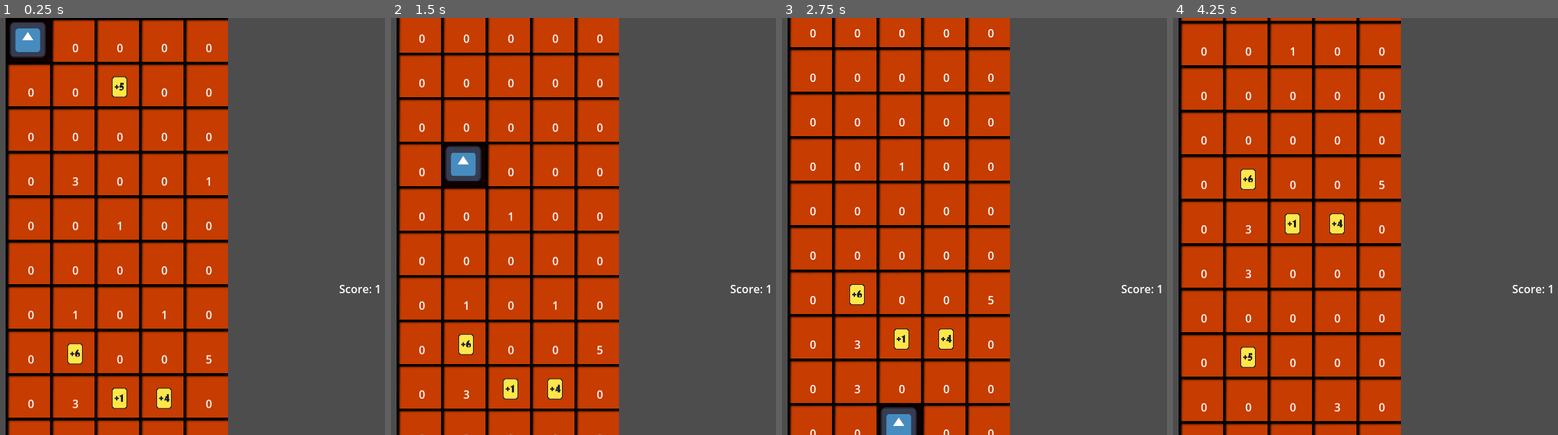
Above: before the commit, frames 1-4 (left to right).
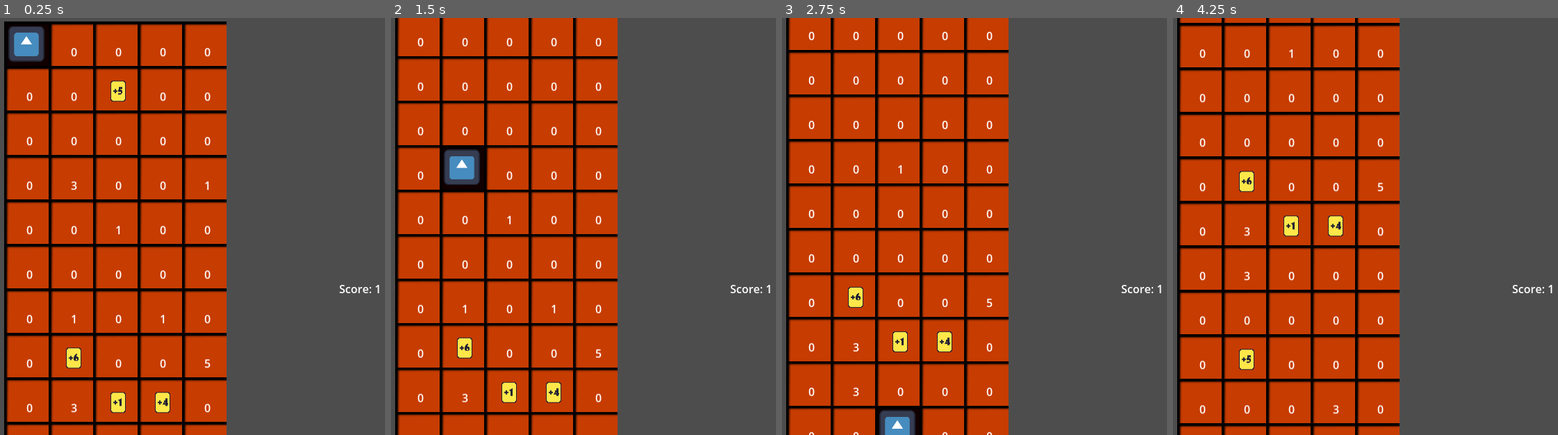
Above: after the commit, the same moments.

Repository: DogeMastr/GMTK2026
Game: Godot game, scene res://Scenes/Game/Game.tscn
Two runs of this game, one before a commit and one after it. Both use one fixed random seed, a clock stepped at 60 frames per second and the inputs below. The engine's default icon, where the game draws it, is replaced by a stand-in: a white triangle on a blue panel in a dark square.
Inputs (mouse positions are in pixels of both pictures, inside the frame that each line leads up to):
- Up to frame 1 (0.25 s): no input
- Up to frame 2 (1.5 s): move the mouse to (760, 205) at 0.52 s; hold D (player_right) 0.53-1.25 s; tap 1 (1) at 0.6 s; click (760, 205) at 0.67 s; tap 2 (2) at 0.8 s; drag from (525, 247) to (417, 34) at 1.27 s
- Up to frame 3 (2.75 s): move the mouse to (1082, 134) at 2.02 s; hold D (player_right) from 2.03 s (still down); tap 3 (3) at 2.1 s; tap 4 (4) at 2.3 s
- Up to frame 4 (4.25 s): release D (player_right) at 2.75 s; drag from (1392, 309) to (1246, 26) at 2.77 s; move the mouse to (outside the picture) at 3.52 s; hold A (player_left) from 3.53 s (still down); tap 5 (5) at 3.6 s; tap 1 (1) at 3.8 s

The runs differ from the first frame. In frame 1, 19% of the frame differs, in the area x 1-60%, y 0-100%; in frame 2, 17%; in frame 3, 16%; in frame 4, 16%.

Commit message:
cards held in hand

Diff:
--- a/Scenes/Card/card.gd
+++ b/Scenes/Card/card.gd
@@ -5,3 +5,7 @@
 
 func set_value(v):
 	value = v
+
+func _process(delta: float) -> void:
+	$CardSprites.set_frame(value-1)
+	pass
--- a/Scenes/Card/card.tscn
+++ b/Scenes/Card/card.tscn
@@ -38,5 +38,5 @@
 script = ExtResource("1_rffhp")
 
 [node name="CardSprites" type="AnimatedSprite2D" parent="." unique_id=882698617]
-position = Vector2(-1, -44)
+position = Vector2(-2, -77)
 sprite_frames = SubResource("SpriteFrames_qdslu")
--- a/Scenes/Card/hand.gd
+++ b/Scenes/Card/hand.gd
@@ -1,7 +1,7 @@
 extends Node2D
 
 var card = preload("res://Scenes/Card/card.tscn")
-
+const max_hand_size = 7
 # Called when the node enters the scene tree for the first time.
 func _ready() -> void:
 	EventBus.add_card.connect(add_card)
@@ -15,4 +15,21 @@
 
 # Called every frame. 'delta' is the elapsed time since the previous frame.
 func _process(delta: float) -> void:
+
+	var card_count = get_children().size()
+	for i in range(card_count):
+		# 0 is the center
+		# with two cards, -0.5, 0.5
+		# with three cards -1, 0, 1
+		# with four cards -1.5, -0.5, 0.5, 1.5
+		var x_pos = remap_range(float(i), 0, card_count, -max_hand_size/2, max_hand_size/2)
+		get_child(i).position.x = x_pos * 64
+		get_child(i).rotation = deg_to_rad(x_pos * 5)
+		get_child(i).position.y = abs(x_pos) * 5
+
+
+		pass
 	pass
+
+func remap_range(value: float, InputA: float, InputB: float, OutputA: float, OutputB: float):
+	return(value - InputA) / (InputB - InputA) * (OutputB - OutputA) + OutputA
--- a/Scenes/Game/Game.tscn
+++ b/Scenes/Game/Game.tscn
@@ -18,11 +18,11 @@
 text = "Score: 0"
 
 [node name="TileGrid" type="Node2D" parent="." unique_id=1659394162]
-position = Vector2(86, 32)
+position = Vector2(84, 38)
 
 [node name="Mole" parent="TileGrid" unique_id=1621295552 instance=ExtResource("2_gwu2e")]
 z_index = 1
 
 [node name="Hand" type="Node2D" parent="." unique_id=48774570]
-position = Vector2(615, 147)
+position = Vector2(617, 208)
 script = ExtResource("3_xbxml")
